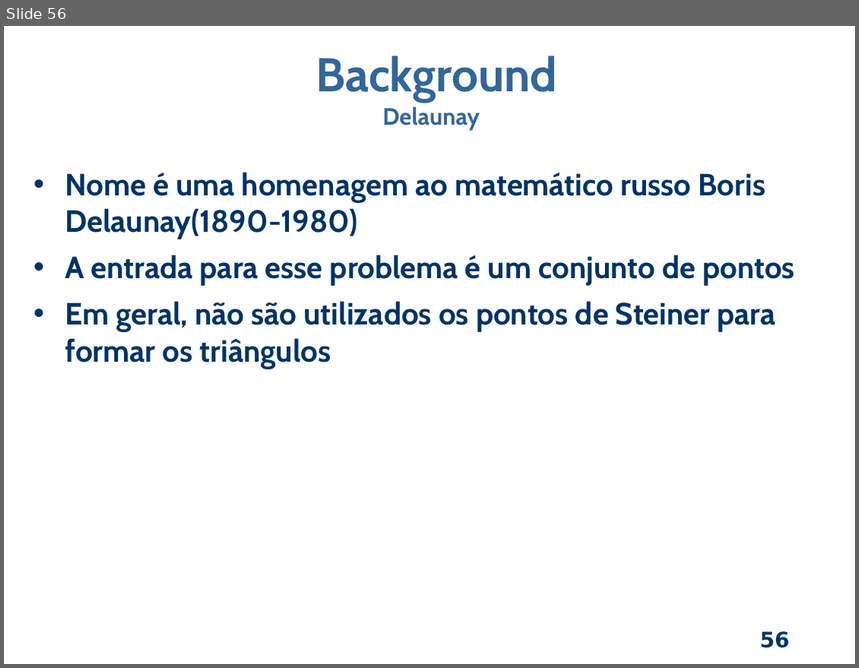
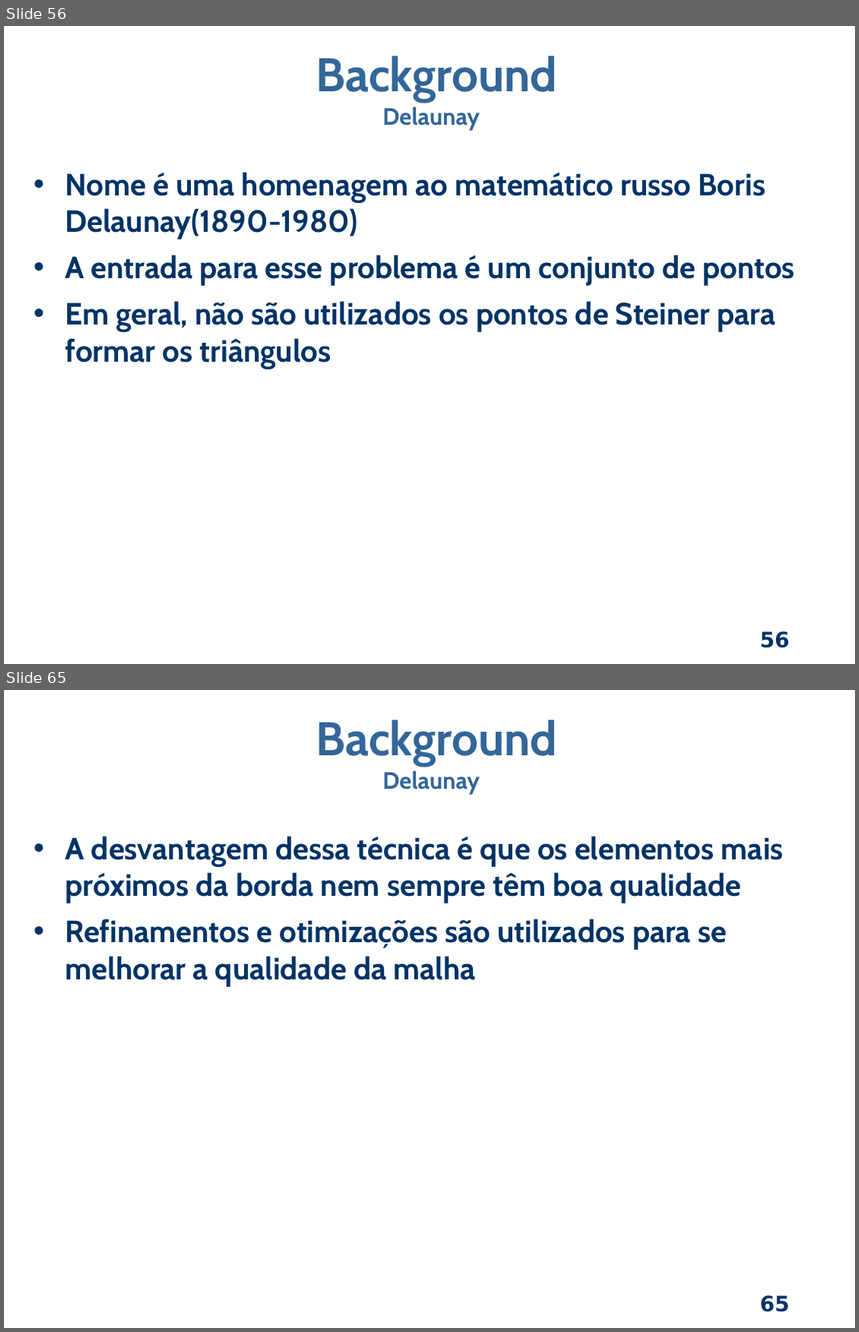
Before and after one commit to dant25/pre-proposta, a slide deck: apresentação/Apresentacao pre.odp. Shown one above the other, each under a label of ours: slide 56 before the commit, slides 56 and 65 after it; the slides between them are not shown. The pictures are 859x668 and 859x1332 pixels, drawn with LibreOffice and Linux fonts; fonts in the diff are those of the drawing; background and template pictures are left out. Boxes give left, top, right and bottom in pixels: in the first picture for what was removed or moved away, otherwise in the second. Text is boxed around its words. In the diff, an @@ line names an element or a change of style, - is before the commit and + after.

```diff
--- a/apresentação/Apresentacao pre.odp
+++ b/apresentação/Apresentacao pre.odp
@@ slide 65 added at [4,690,855,1328], background picture (left out); not listed: 1 template element that a slide beside it also shows @@
@@ text added at [316,720,557,794], 40 pt, text #336699, bold @@
+Background
+Delaunay
@@ text added at [66,836,784,986], 26 pt, text #003366, bold @@
+• A desvantagem dessa técnica é que os elementos mais próximos da borda nem sempre têm boa qualidade
+• Refinamentos e otimizações são utilizados para se melhorar a qualidade da malha
```
Also in this commit, not shown: 2 slides changed, 6 other slides added, 5 other files.
